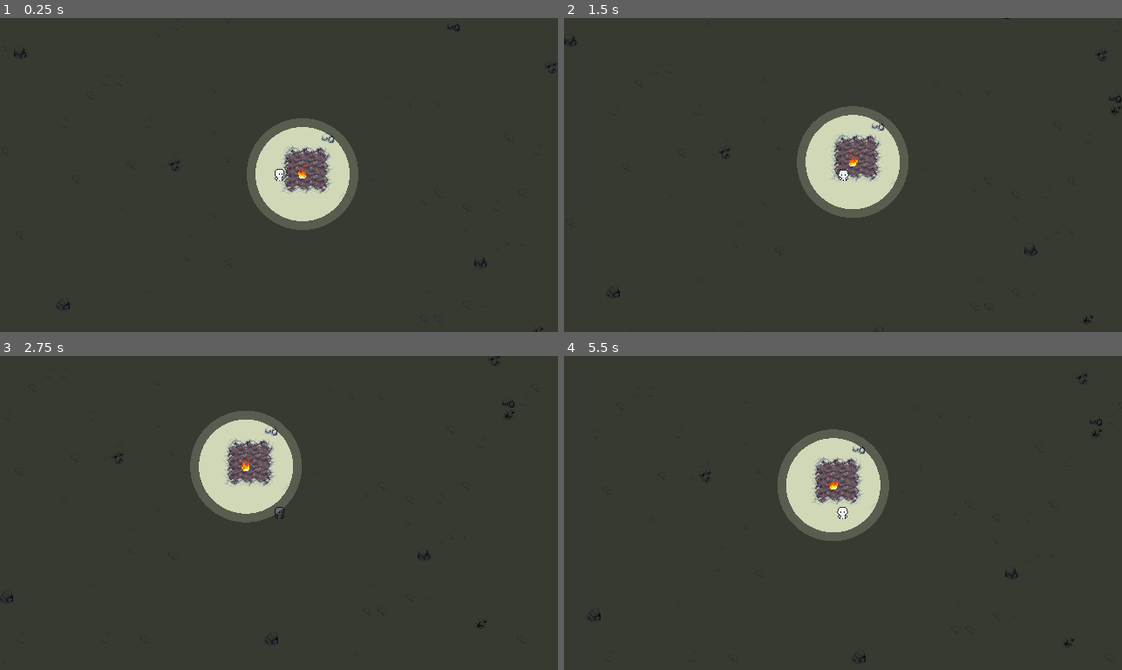
Above: before the commit, frames 1-4 (two rows, left to right).
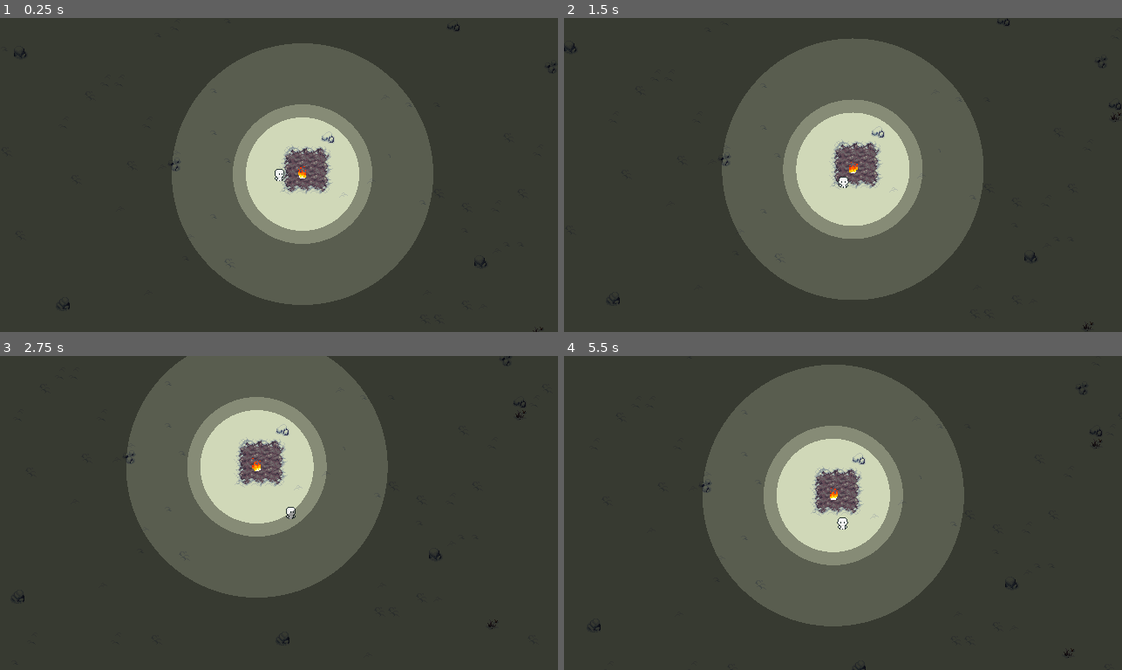
Above: after the commit, the same moments.

Repository: tbasten/stay-warm
Game: Godot game, scene res://Scenes/Main.tscn
The game is run twice, just before and just after one commit, with the same random seed, the same clock (stepped at 60 frames per second) and the same inputs.
Inputs:
- Up to frame 1 (0.25 s): no input
- Up to frame 2 (1.5 s): tap Enter at 0.5 s; hold D (right) 0.53-1.28 s; hold S (down) from 1.28 s (still down)
- Up to frame 3 (2.75 s): release S (down) at 2.03 s; hold D (right) from 2.03 s (still down)
- Up to frame 4 (5.5 s): release D (right) at 2.78 s; hold W (up) 2.78-3.53 s; hold A (left) 3.53-5.03 s; hold S (down) from 5.03 s (still down)

The runs differ from the first frame. In frame 1, 27% of the frame differs, in the area x 30-78%, y 8-92%; in frame 2, 28%; in frame 3, 27%; in frame 4, 28%, in the area x 4-97%, y 2-100%.

Commit message:
light shader fixed

Diff:
--- a/Scenes/Main.tscn
+++ b/Scenes/Main.tscn
@@ -644,9 +644,11 @@
 shader_parameter/black_point = Color(0, 0, 0, 0)
 shader_parameter/lights = null
 shader_parameter/number_of_lights = 1
-shader_parameter/band_radius = 54.0
-shader_parameter/band_strength = 0.3
-shader_parameter/light_radius = 64.0
+shader_parameter/band_1_radius = 80.0
+shader_parameter/band_2_radius = 65.0
+shader_parameter/band_1_strength = 0.3
+shader_parameter/band_2_strength = 0.6
+shader_parameter/light_radius = 150.0
 
 [node name="Main" type="Node2D"]
 
--- a/Scenes/player.tscn
+++ b/Scenes/player.tscn
@@ -302,5 +302,7 @@
 autoplay = "idle"
 
 [node name="PlayerCamera" type="Camera2D" parent="."]
+limit_smoothed = true
+position_smoothing_enabled = true
 
 [node name="Marker2D" type="Marker2D" parent="."]
--- a/Scripts/lighting.gd
+++ b/Scripts/lighting.gd
@@ -1,13 +1,10 @@
 extends ColorRect
 class_name lighting
 
-# Called when the node enters the scene tree for the first time.
-func _ready() -> void:
+func _ready():
 	show()
 
-
-# Called every frame. 'delta' is the elapsed time since the previous frame.
-func _process(delta: float) -> void:
+func _process(_delta):
 	var light_positions = _get_light_positions()
 	material.set_shader_parameter("number_of_lights", light_positions.size())
 	material.set_shader_parameter("lights", light_positions)
--- a/Shaders/main_lighting.gdshader
+++ b/Shaders/main_lighting.gdshader
@@ -4,39 +4,60 @@
 uniform vec4 black_point : source_color = vec4(0.0);
 uniform vec2 lights[100];
 uniform int number_of_lights = 1;
-uniform float band_radius = 54;
-uniform float band_strength = 0.3;
+uniform float band_1_radius = 94;
+uniform float band_2_radius = 88;
+uniform float band_1_strength = 0.3;
+uniform float band_2_strength = 0.6;
 uniform sampler2D screen_texture : hint_screen_texture, filter_nearest;
 uniform float light_radius = 64.0;
 
 float distance_to_light(vec2 coords) {
 	float dist = 1000.0;
 
-	for(int i = 0; i < number_of_lights; i++) {
+	for (int i = 0; i < number_of_lights; i++) {
 		float new_dist = distance(coords, lights[i]);
 
-		if (new_dist < dist ) {
+		if (new_dist < dist) {
 			dist = new_dist;
 		}
 	}
+
 	return dist;
+}
+
+vec4 set_black_point(vec4 color) {
+	float bp_avg = black_point.r + black_point.g + black_point.b;
+	float color_avg = color.r + color.g + color.b;
+
+	if (color_avg < bp_avg) {
+		return black_point;
+	} else {
+		return color;
+	}
 }
 
 vec4 modulate(vec4 color, float distance_to_light) {
 	vec4 modulated = color * modulate_color;
 
-	if(distance_to_light > light_radius) {
+	if (distance_to_light > light_radius) {
 		return modulated;
 	}
 
-	if (distance_to_light >= band_radius){
-		return mix(modulated, color, band_strength);
+	if (distance_to_light > band_1_radius) {
+		return mix(modulated, color, band_1_strength);
+	}
+
+	if (distance_to_light > band_2_radius) {
+		return mix(modulated, color, band_2_strength);
 	}
 
 	return color;
 }
 
 void fragment() {
-	COLOR = texture(screen_texture,SCREEN_UV);
+	COLOR = texture(screen_texture, SCREEN_UV);
 	COLOR = modulate(COLOR, distance_to_light(FRAGCOORD.xy));
+	COLOR = set_black_point(COLOR);
+
+
 }
--- a/project.godot
+++ b/project.godot
@@ -20,7 +20,6 @@
 window/size/viewport_width=640
 window/size/viewport_height=360
 window/stretch/mode="viewport"
-window/stretch/aspect="ignore"
 
 [global_group]
 
